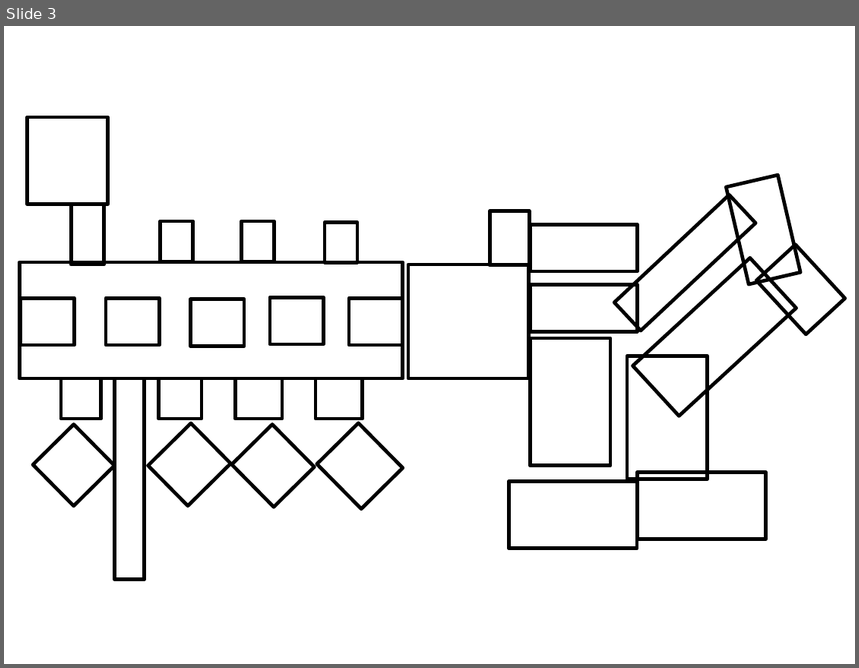
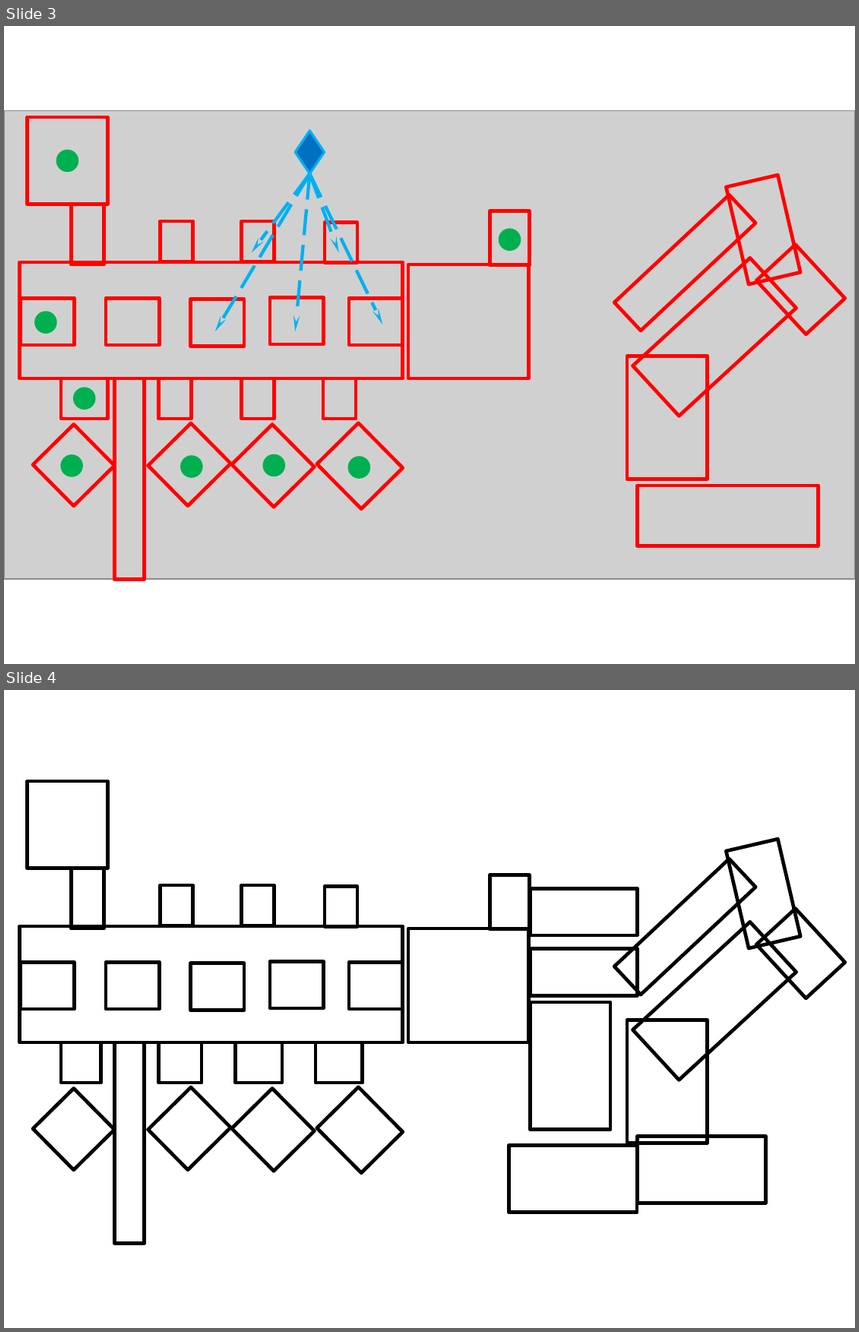
Before and after one commit to magiratex/LocalMania, a slide deck: sim2/makepic.pptx. Shown one above the other, each under a label of ours: slide 3 before the commit, slides 3 and 4 after it. The pictures are 859x668 and 859x1332 pixels, drawn with LibreOffice and Linux fonts; fonts in the diff are those of the drawing; grey boxes stand for pictures. Boxes give left, top, right and bottom in pixels: in the first picture for what was removed or moved away, otherwise in the second. Text is boxed around its words. In the diff, an @@ line names an element or a change of style, - is before the commit and + after.

```diff
--- a/sim2/makepic.pptx
+++ b/sim2/makepic.pptx
@@ slide 3 added at (4,26,855,664), background #FFFFFF @@
@@ picture added at (4,111,855,579) @@
@@ ellipse added at (58,151,78,172), fill #00B050, outline #00B050 2 pt @@
@@ group added at (215,131,382,332): 5 arrows, 1 diamond @@
@@ rectangle added at (726,175,800,284), outline #FF0000 3 pt @@
@@ rectangle added at (615,195,756,330), outline #FF0000 3 pt @@
@@ rectangle added at (490,211,529,266), outline #FF0000 3 pt @@
@@ ellipse added at (500,230,520,250), fill #00B050, outline #00B050 2 pt @@
@@ rectangle added at (756,244,845,334), outline #FF0000 3 pt @@
@@ rectangle added at (408,265,529,379), outline #FF0000 3 pt @@
@@ rectangle added at (633,259,797,416), outline #FF0000 3 pt @@
@@ rectangle added at (350,298,403,345), outline #FF0000 3 pt @@
@@ ellipse added at (35,313,56,333), fill #00B050, outline #00B050 2 pt @@
@@ rectangle added at (627,357,707,480), outline #FF0000 3 pt @@
@@ group added at (19,117,402,418): 14 rectangles @@
@@ ellipse added at (75,389,95,409), fill #00B050, outline #00B050 2 pt @@
@@ rectangle added at (115,379,145,579), outline #FF0000 3 pt @@
@@ rectangle added at (33,424,114,506), outline #FF0000 3 pt @@
@@ rectangle added at (148,423,230,506), outline #FF0000 3 pt @@
@@ rectangle added at (232,425,315,507), outline #FF0000 3 pt @@
@@ rectangle added at (317,423,403,509), outline #FF0000 3 pt @@
@@ ellipse added at (62,456,82,476), fill #00B050, outline #00B050 2 pt @@
@@ ellipse added at (182,457,202,477), fill #00B050, outline #00B050 2 pt @@
@@ ellipse added at (264,456,284,476), fill #00B050, outline #00B050 2 pt @@
@@ ellipse added at (350,458,370,478), fill #00B050, outline #00B050 2 pt @@
@@ rectangle added at (637,486,819,546), outline #FF0000 3 pt @@
@@ what was slide 3 is now slide 4 @@
```
Also in this commit, not shown: 3 other slides added, 13 other files.
